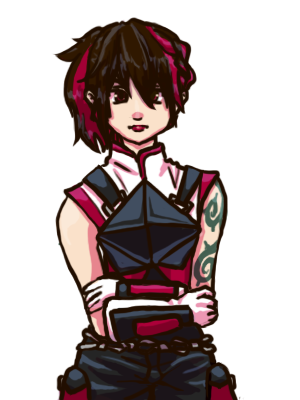
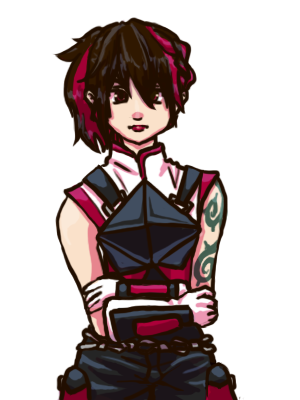
Comparing the layer stacks of the two 300×400 images. Changes:
painted on "Layer 2" over box(57, 238, 193, 300)
painted on "Layer 6" over box(58, 241, 62, 246)
painted on "Layer 5" over box(153, 281, 216, 400)
